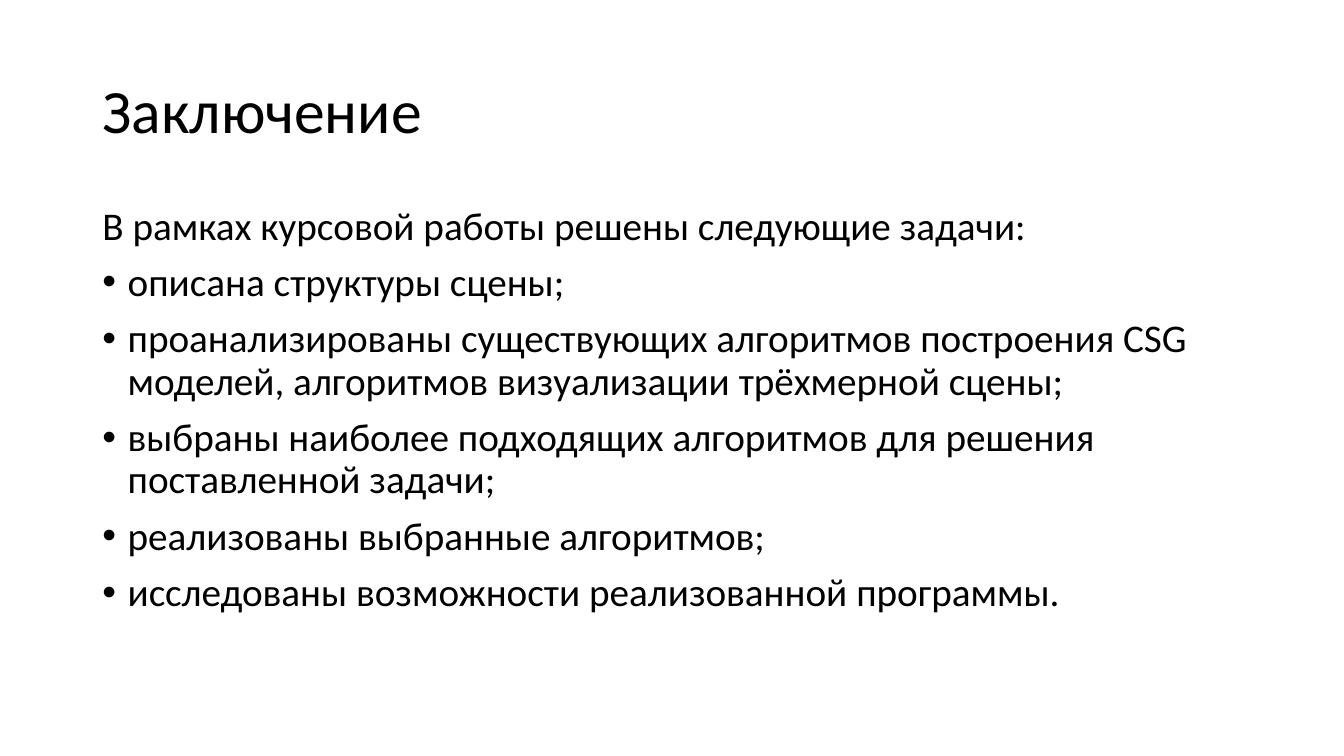
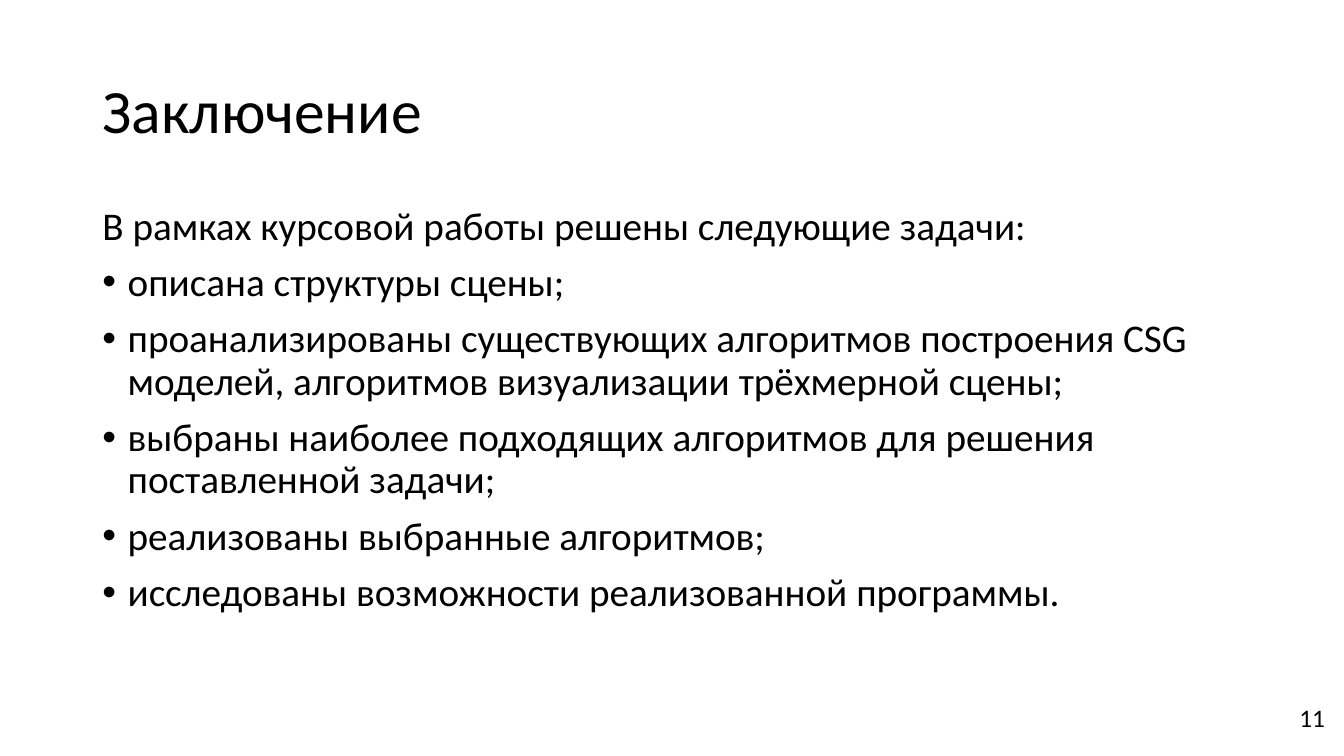
Before and after one commit to RomanQed/csg, a slide deck: slide 11 of docs/Курсовая_Презентация.pptx. Drawn at 1344x756 pixels with LibreOffice and Linux fonts; fonts in the diff are those of the drawing. Boxes give left, top, right and bottom in pixels: in the first picture for what was removed or moved away, otherwise in the second. Text is boxed around its words. In the diff, an @@ line names an element or a change of style, - is before the commit and + after.

```diff
--- a/docs/Курсовая_Презентация.pptx
+++ b/docs/Курсовая_Презентация.pptx
@@ text added at box(1299, 710, 1325, 727), 18 pt, text #000000 @@
+11
```
Also in this commit, not shown: 9 other slides changed, 4 other files.
